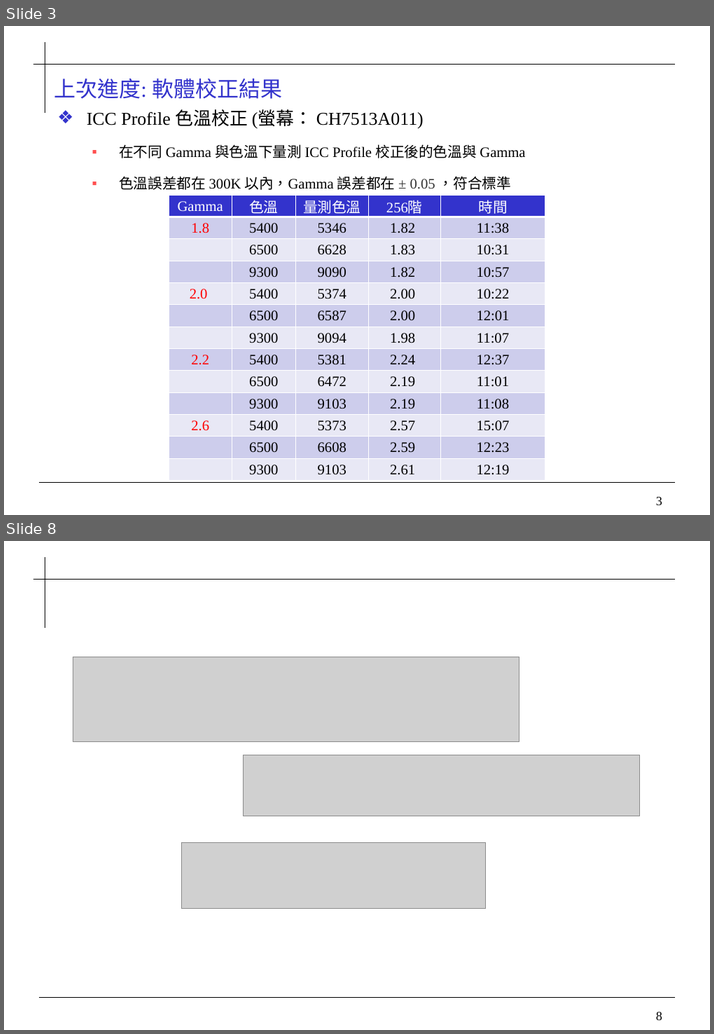
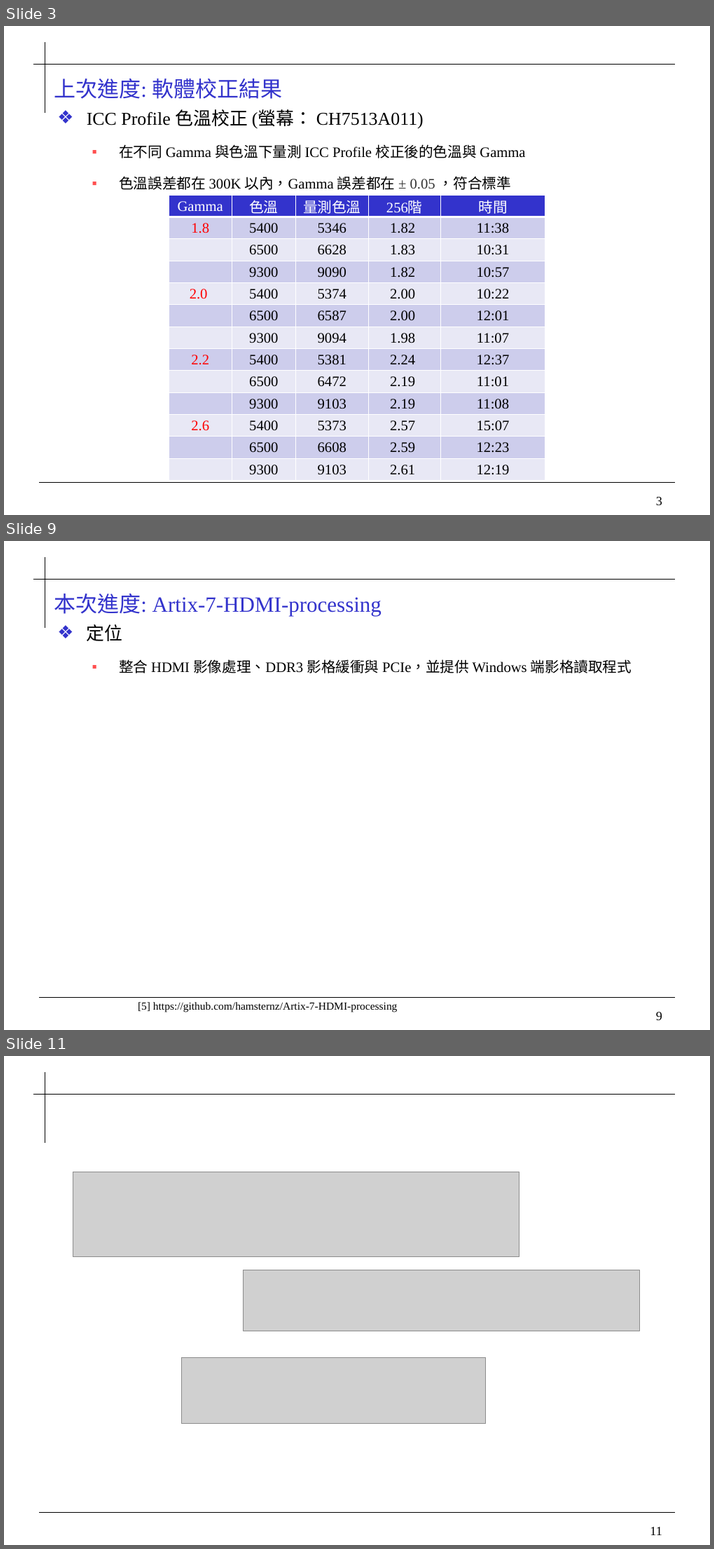
Before and after one commit to 0ilasis0/home, a slide deck: Onyx_進度報告_1013.pptx. Shown one above the other, each under a label of ours: slides 3 and 8 before the commit, slides 3, 9 and 11 after it; the slides between them are not shown. The pictures are 714x1034 and 714x1549 pixels, drawn with LibreOffice and Linux fonts; fonts in the diff are those of the drawing; grey boxes stand for pictures; background and template pictures are left out. Boxes give left, top, right and bottom in pixels: in the first picture for what was removed or moved away, otherwise in the second. Text is boxed around its words. In the diff, an @@ line names an element or a change of style, - is before the commit and + after.

```diff
--- a/Onyx_進度報告_1013.pptx
+++ b/Onyx_進度報告_1013.pptx
@@ slide 9 added at [4,541,710,1030], background #FFFFFF; not listed: 4 template elements that a slide beside it also shows @@
@@ title added at [54,593,381,616], 24 pt, text #3333CC @@
+本次進度: Artix-7-HDMI-processing
@@ text added at [87,624,631,673], 16 pt, text #000000 @@
+❖ 定位
+  ▪ 整合 HDMI 影像處理、DDR3 影格緩衝與 PCIe，並提供 Windows 端影格讀取程式
@@ text added at [138,1002,397,1012], 12 pt, text #000000 @@
+[5] https://github.com/hamsternz/Artix-7-HDMI-processing
@@ what was slide 8 is now slide 11 @@
@@ page number at [649,1526,661,1535]: text changed @@
-8
+11
```
Also in this commit, not shown: 1 slide changed, 6 other slides added, 3 slides removed, 3 other files.
